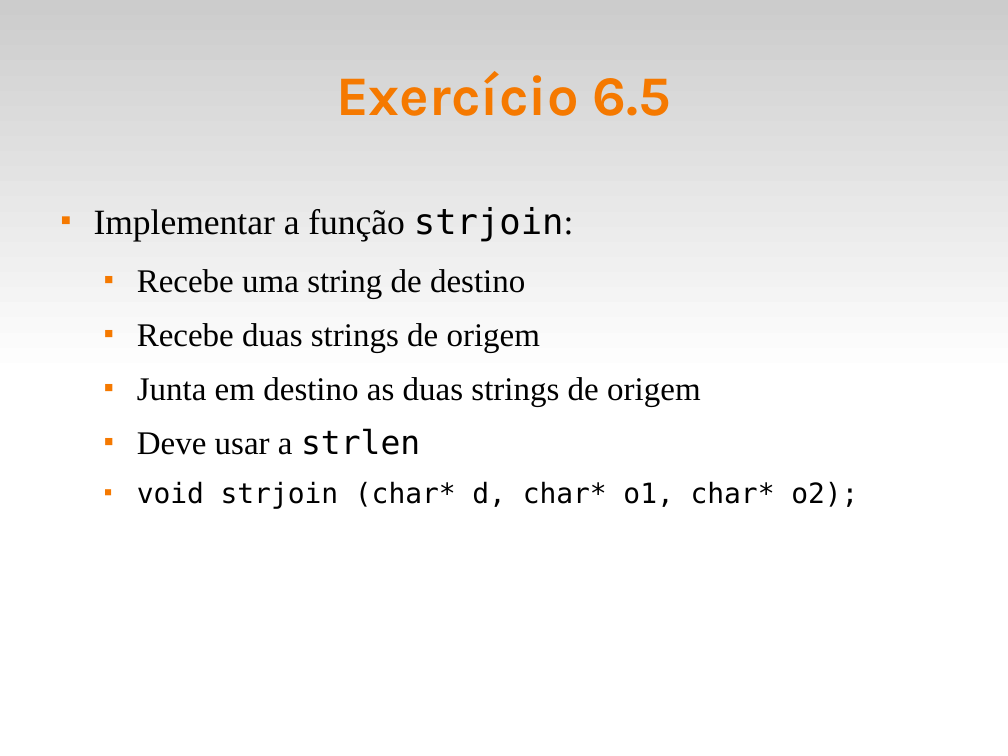
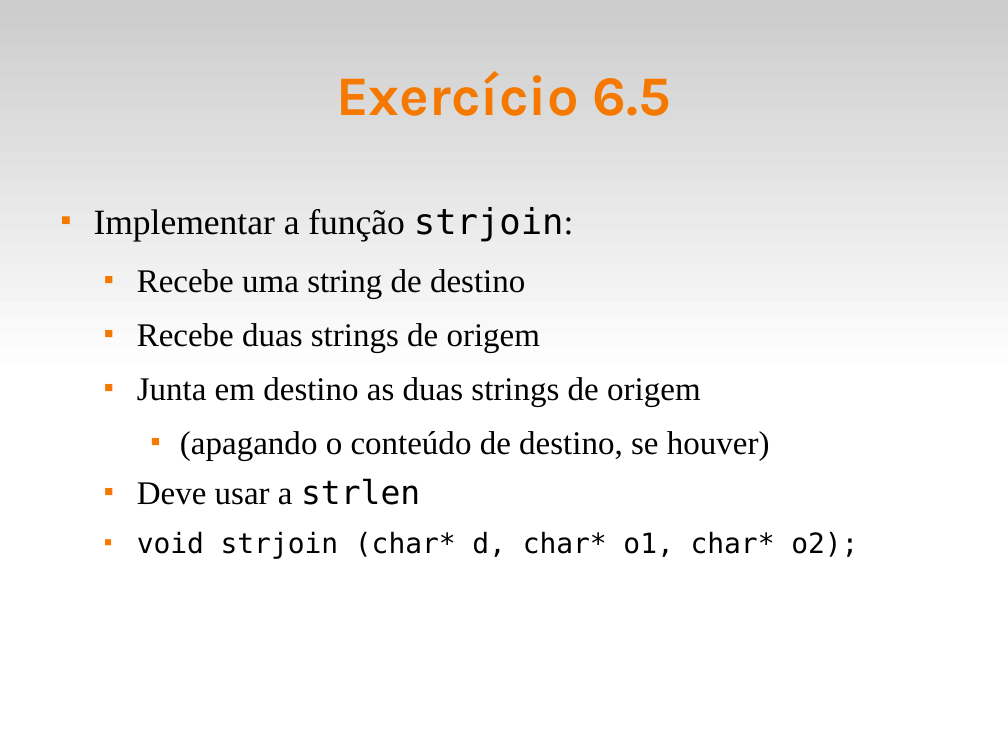
Before and after one commit to fsantanna-uerj/LP1, a slide deck: slide 13 of Slides/lp1-06-vetores.odp. Drawn at 1008x756 pixels with LibreOffice and Linux fonts; fonts in the diff are those of the drawing. Boxes give left, top, right and bottom in pixels: in the first picture for what was removed or moved away, otherwise in the second. Text is boxed around its words. In the diff, an @@ line names an element or a change of style, - is before the commit and + after.

```diff
--- a/Slides/lp1-06-vetores.odp
+++ b/Slides/lp1-06-vetores.odp
@@ text at (180, 431, 770, 461): paragraph added @@
+    ■ (apagando o conteúdo de destino, se houver)
```
Also in this commit, not shown: 1 other file.
